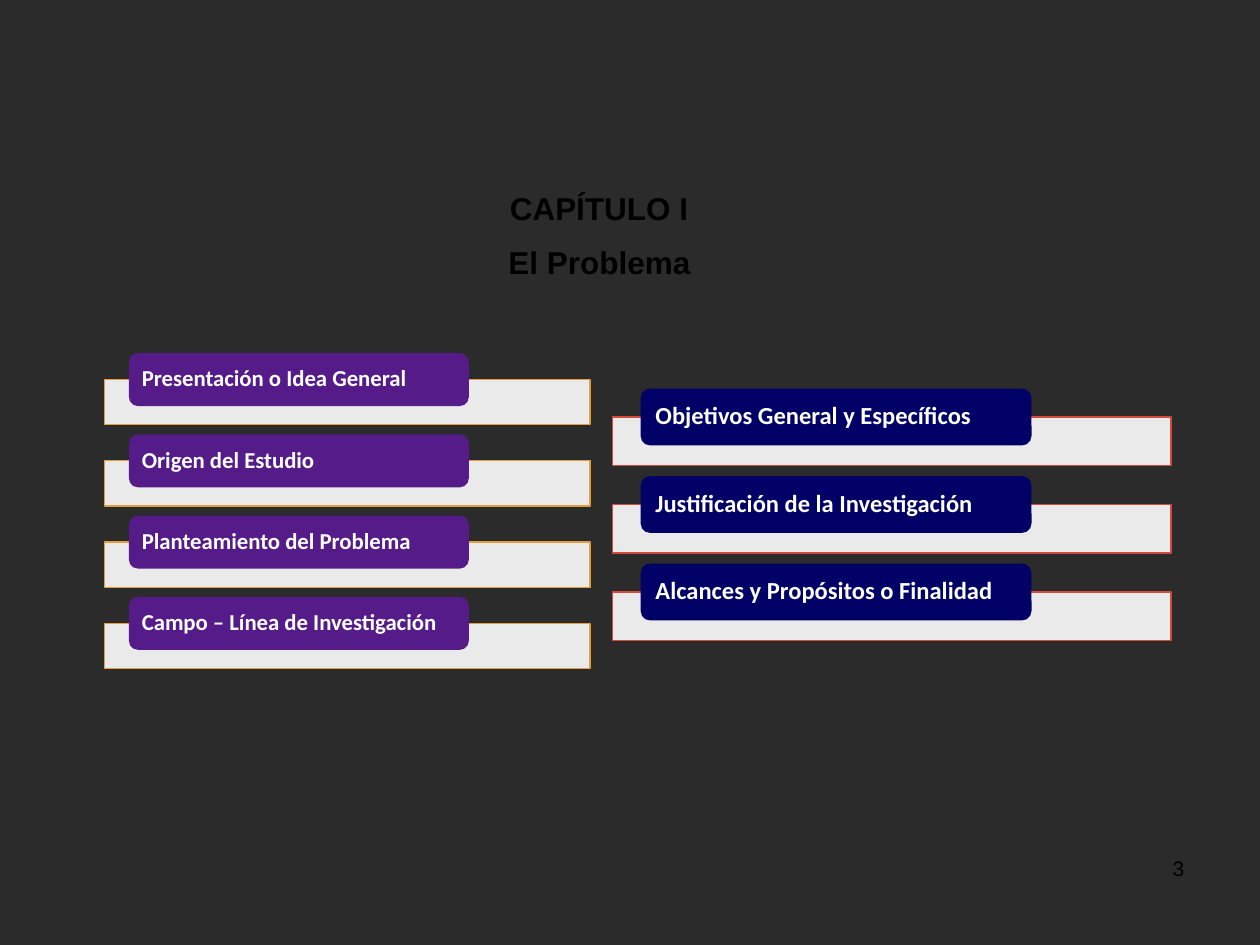
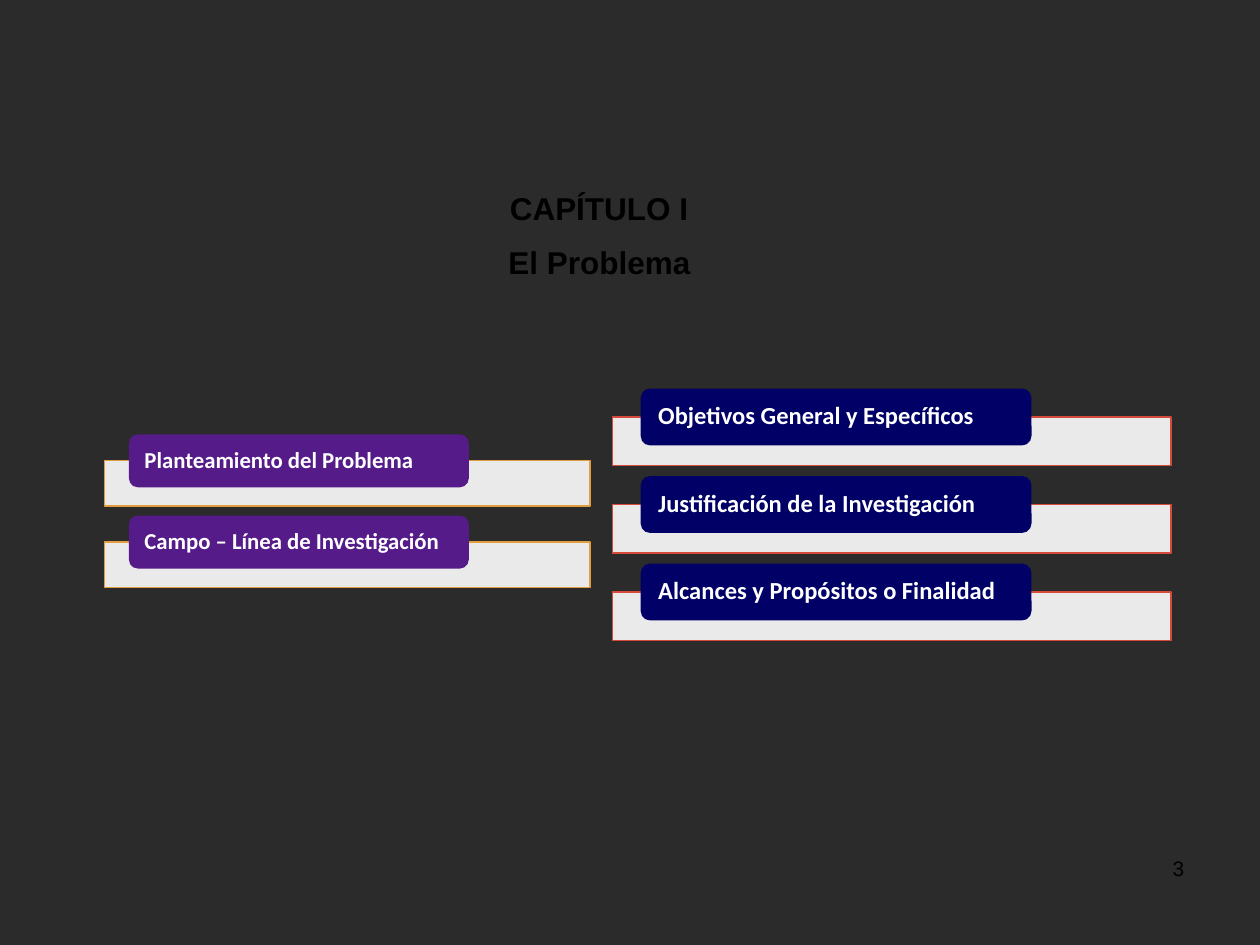
Before and after one commit to AEVegaEngineer/Tesis, a slide deck: slide 3 of diapositivas Andrés Vega.pptx. Drawn at 1260x945 pixels with LibreOffice and Linux fonts; fonts in the diff are those of the drawing; background and template pictures are left out; a plain dark background stands for a picture behind light text. Boxes give left, top, right and bottom in pixels: in the first picture for what was removed or moved away, otherwise in the second. Text is boxed around its words. In the diff, an @@ line names an element or a change of style, - is before the commit and + after.

```diff
--- a/diapositivas Andrés Vega.pptx
+++ b/diapositivas Andrés Vega.pptx
@@ text "Planteamiento del Problema": place and size @@
-text "Planteamiento del Problema" at [142, 533, 411, 549]
+text "Planteamiento del Problema" at [144, 452, 413, 468]
@@ text "Campo – Línea de Investigación": place and size @@
-text "Campo – Línea de Investigación" at [142, 614, 436, 634]
+text "Campo – Línea de Investigación" at [144, 533, 439, 553]
@@ group removed at [105, 353, 590, 669]: 2 rectangles, 2 rounded rectangles, 2 texts @@
-Presentación o Idea General
-Origen del Estudio
```
Also in this commit, not shown: 4 other slides changed, 2 slides removed, 1 other file.
